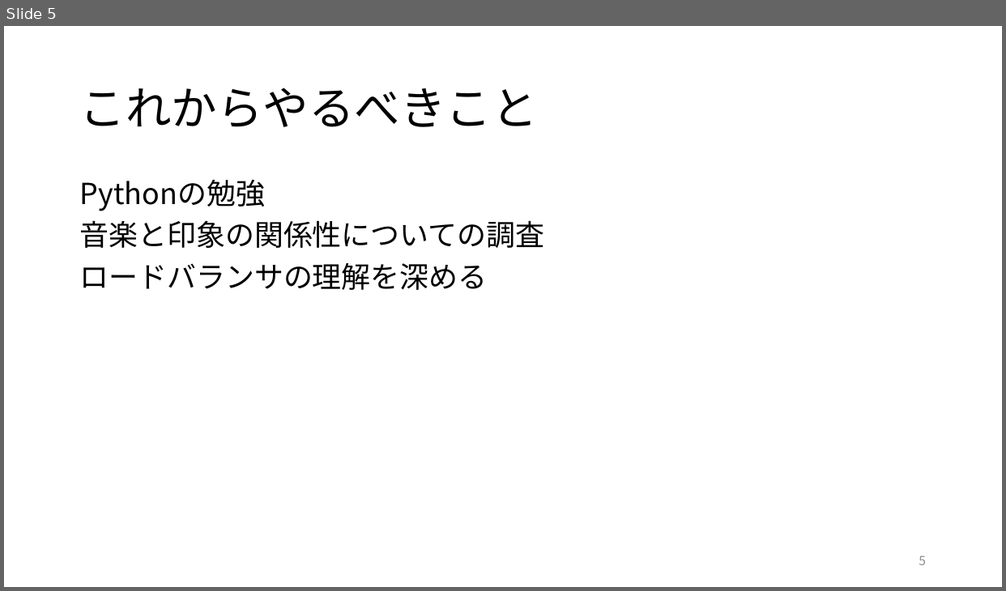
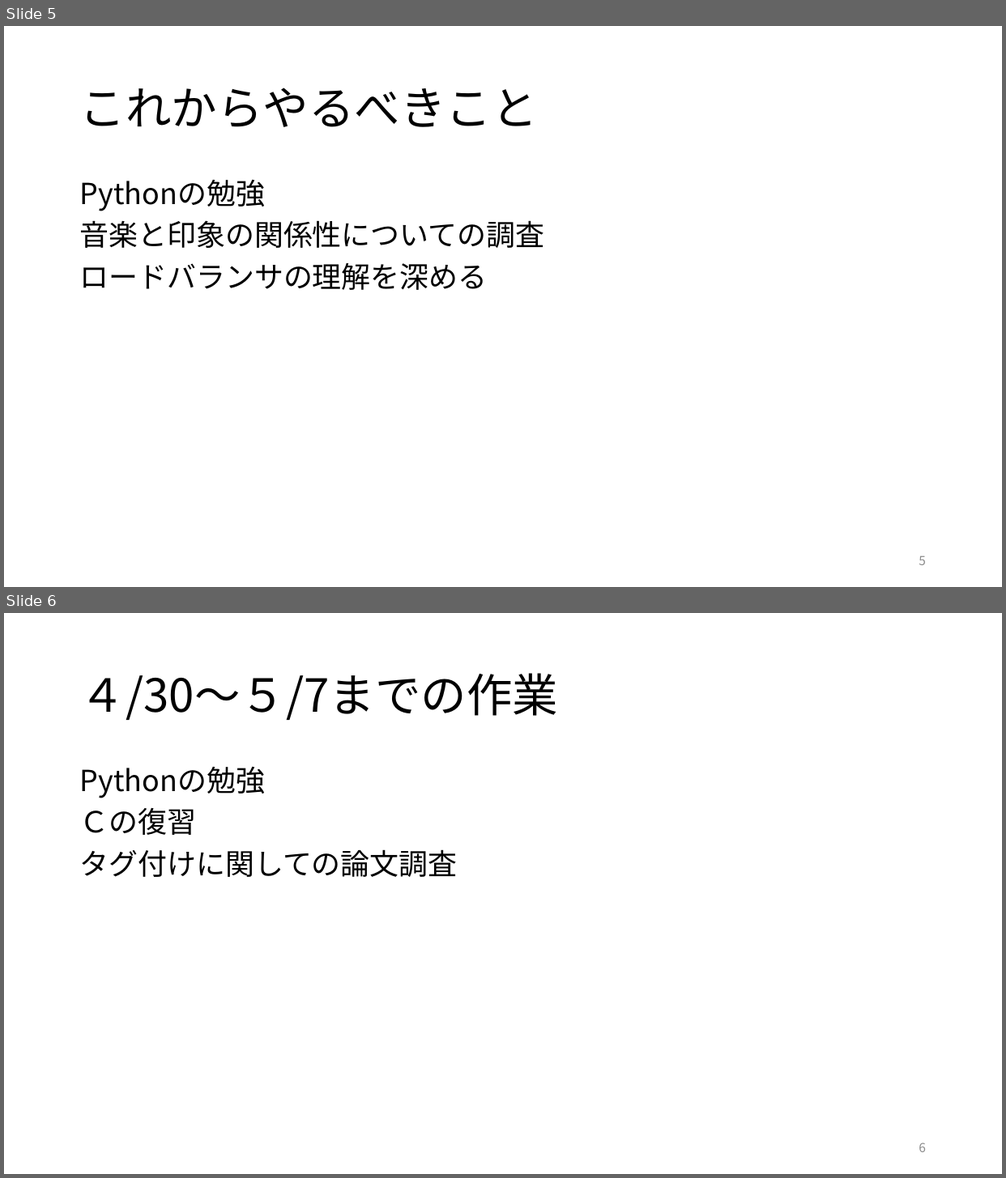
Before and after one commit to kait-takanolab/1821144-yoshii-thesis, a slide deck: 1821144_yoshii_sotsuken.pptx. Shown one above the other, each under a label of ours: slide 5 before the commit, slides 5 and 6 after it. The pictures are 1006x591 and 1006x1178 pixels, drawn with LibreOffice and Linux fonts; fonts in the diff are those of the drawing. Boxes give left, top, right and bottom in pixels: in the first picture for what was removed or moved away, otherwise in the second. Text is boxed around its words. In the diff, an @@ line names an element or a change of style, - is before the commit and + after.

```diff
--- a/1821144_yoshii_sotsuken.pptx
+++ b/1821144_yoshii_sotsuken.pptx
@@ slide 6 added at <box>4,613,1002,1174</box>, background #FFFFFF @@
@@ title added at <box>80,673,558,720</box>, 44 pt, text #000000 @@
+４/30～５/7までの作業
@@ text added at <box>80,767,457,877</box>, 28 pt, text #000000 @@
+Pythonの勉強
+Ｃの復習
+タグ付けに関しての論文調査
@@ page number added at <box>918,1143,926,1152</box>, 12 pt, text #8C8C8C @@
+6
```
Also in this commit, not shown: 4 other slides added.
